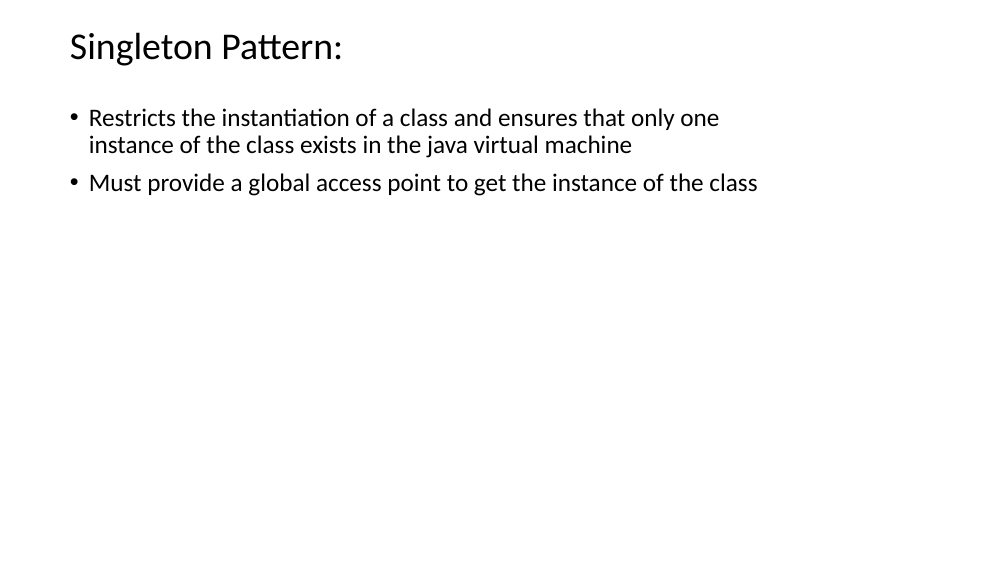
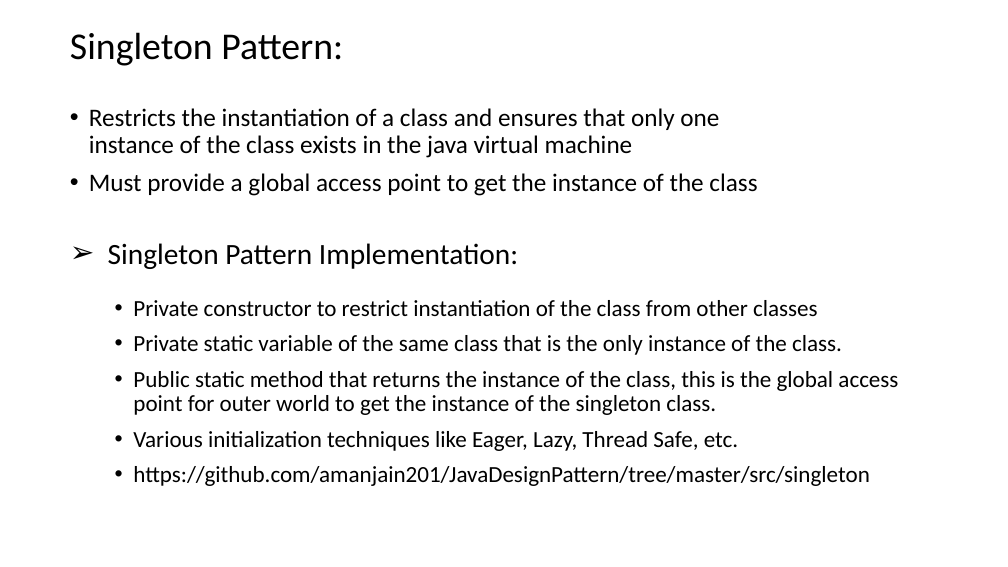
Before and after one commit to amanjain201/JavaDesignPattern, a slide deck: slide 3 of DesignPatterns.pptx. Drawn at 1008x567 pixels with LibreOffice and Linux fonts; fonts in the diff are those of the drawing. Boxes give left, top, right and bottom in pixels: in the first picture for what was removed or moved away, otherwise in the second. Text is boxed around its words. In the diff, an @@ line names an element or a change of style, - is before the commit and + after.

```diff
--- a/DesignPatterns.pptx
+++ b/DesignPatterns.pptx
@@ text added at (108, 243, 518, 269), 28 pt, text #000000 @@
+➢ Singleton Pattern Implementation:
@@ text added at (133, 300, 898, 486), 22 pt, text #000000 @@
+• Private constructor to restrict instantiation of the class from other classes
+• Private static variable of the same class that is the only instance of the class.
+• Public static method that returns the instance of the class, this is the global access point for outer world to get the instance of the singleton class.
+• Various initialization techniques like Eager, Lazy, Thread Safe, etc.
+• https://github.com/amanjain201/JavaDesignPattern/tree/master/src/singleton
```
Also in this commit, not shown: 1 other slide changed, 11 slides added, 1 slide removed, 2 other files.
